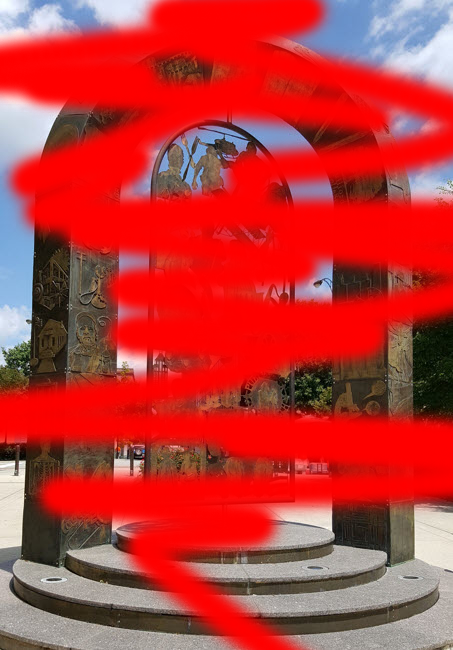
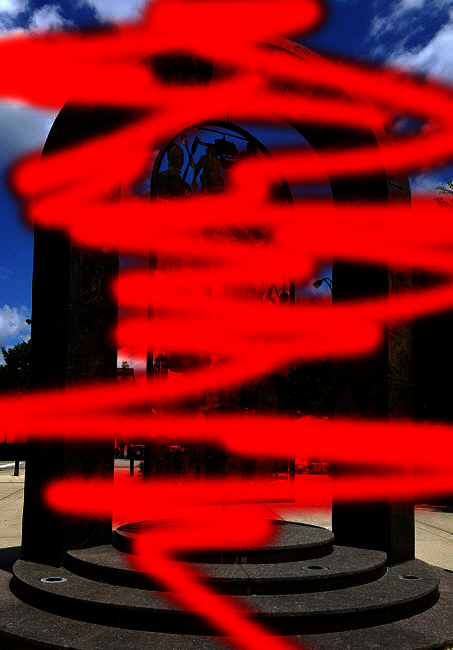
Layers edited between the first and the second 453×650 image:
pixels changed over [0, 0, 453, 650] (layer not identified)
